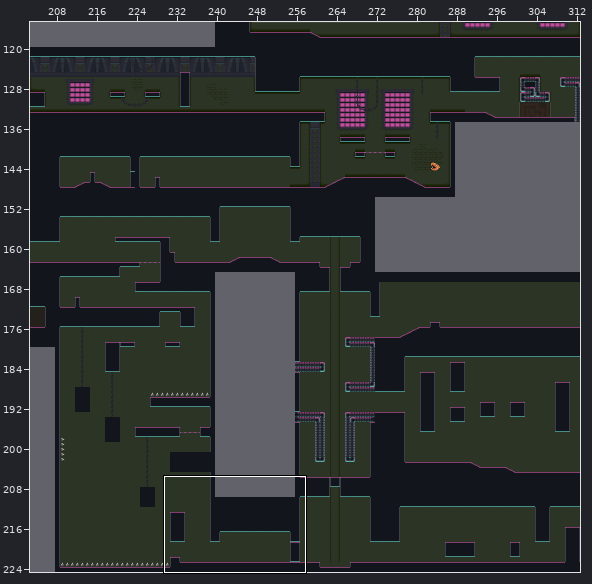
One commit to this Tiled map: maps/temple3.tmx. The first picture is a wide view before the edit; the outline marks the close-up.
Close-up. Old version:
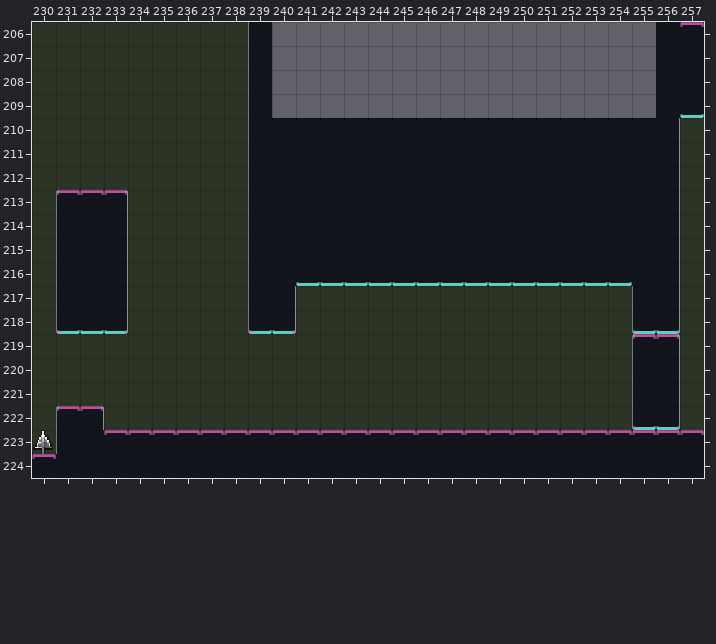
Cells are 16x16 px. Shown: x 230..257, y 206..224. The commit also changed other parts of the map, which this record leaves out.
And afterwards:
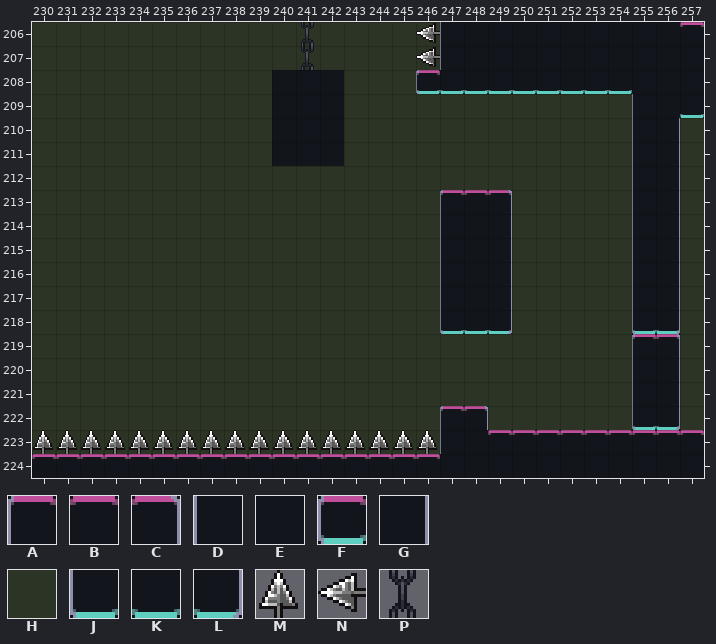
Key: from "temple3": A 0, B 1, C 6, D 32, E 33, F 34, G 38, H 55, J 64, K 65, L 70, M 134, N 135, P 693.
_ is an empty cell.
The edit:
Layer "far":
Tile H now appears in rows 206 to 207 at x 240 to 246; in row 208 at x 243 to 245; in row 209 at x 243 to 254.
Layer "back":
Tile M now appears in row 223 at x 231 to 246.
Tile N now appears in rows 206 to 207 at x 246.
Tile P now appears in rows 206 to 207 at x 241.
Layer "front":
The author changed tile E to tile A in row 213 at x 247.
Tile A now appears in row 222 at x 247.
The author changed tile E to tile B in row 213 at x 248; in row 224 at x 231 to 246.
The author changed tile E to tile C in row 213 at x 249.
Tile C now appears in row 222 at x 248.
The author changed tile B to tile D in row 223 at x 247.
The author changed tile E to tile D in rows 210 to 213 at x 255; in rows 214 to 215 at x 247 and 255; in row 216 at x 255.
The author changed tile K to tile D in row 216 at x 247.
Tile D now appears in rows 206 to 207 at x 247; in row 209 at x 255; in row 217 at x 247.
The author changed tile B to tile E in row 223 at x 248.
The author changed tile K to tile E in row 216 at x 248.
Tile E now appears in rows 206 to 207 at x 248 to 255; in row 208 at x 240 to 242 and 255; in row 209 at x 240 to 242; in row 217 at x 248.
Tile F now appears in row 208 at x 246.
The author changed tile E to tile G in rows 214 to 215 at x 249.
The author changed tile K to tile G in row 216 at x 249.
Tile G now appears in row 217 at x 249.
Tile J now appears in row 218 at x 247.
Tile K now appears in row 208 at x 247 to 254; in row 218 at x 248.
Tile L now appears in row 218 at x 249.
Tile A is removed in row 213 at x 231; in row 222 at x 231.
Tile B is removed in row 213 at x 232; in row 223 at x 233 to 246.
Tile C is removed in row 213 at x 233; in row 222 at x 232.
Tile D is removed in rows 206 to 213 at x 239; in rows 214 to 217 at x 231 and 239; in row 223 at x 231.
Tile E is removed in rows 210 to 211 at x 243 to 254; in row 212 at x 240 to 254; in row 213 at x 240 to 246 and 250 to 254; in rows 214 to 215 at x 232, 240 to 246 and 250 to 254; in row 216 at x 232 and 240; in row 217 at x 232.
Tile E is removed in row 223 at x 232.
Tile G is removed in rows 214 to 216 at x 233; in row 217 at x 233 and 240.
Tile J is removed in row 218 at x 231 and 239.
Tile K is removed in row 216 at x 241 to 246 and 250 to 254; in row 218 at x 232.
Tile L is removed in row 218 at x 233 and 240.
